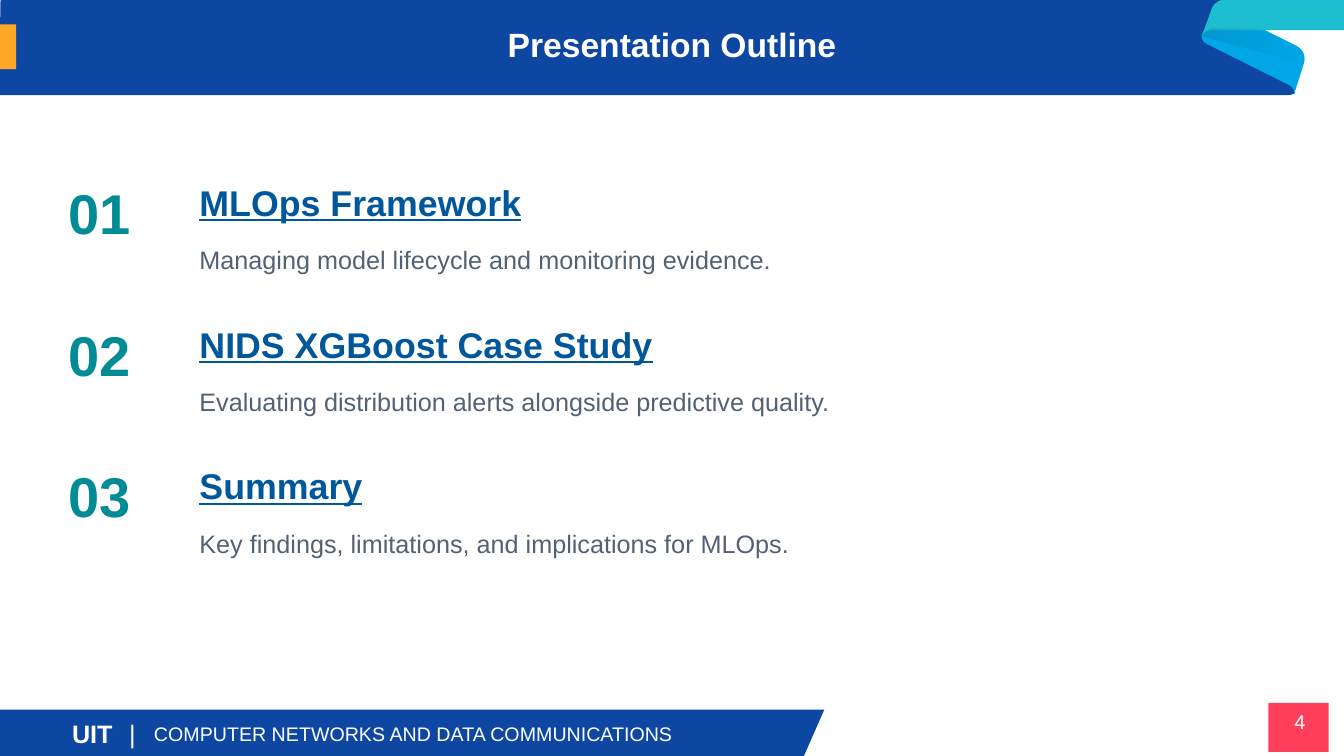
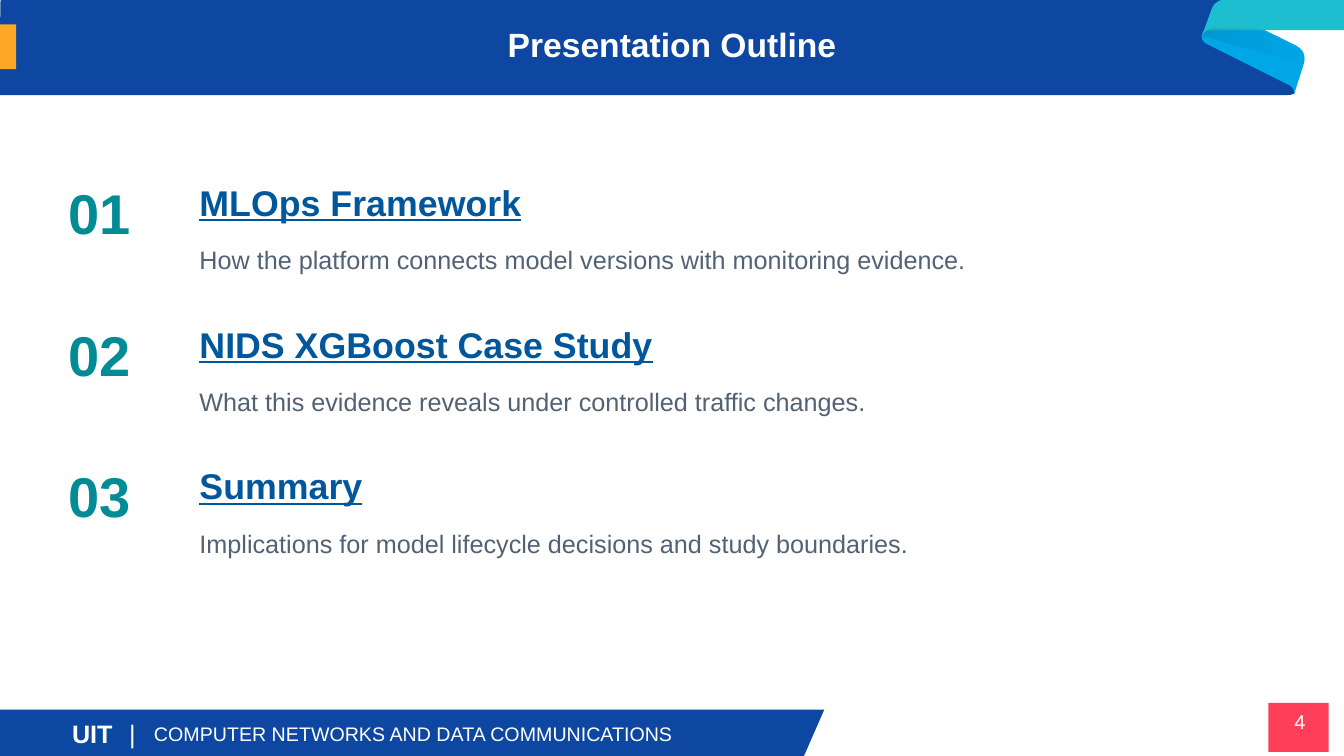
Before and after one commit to Viet-Hoang-2005/MLOps-paas-system, a slide deck: slide 4 of research/slide/CSONET_2026_Presentation.pptx. Drawn at 1344x756 pixels with LibreOffice and Linux fonts; fonts in the diff are those of the drawing; background and template pictures are left out. Boxes give left, top, right and bottom in pixels: in the first picture for what was removed or moved away, otherwise in the second. Text is boxed around its words. In the diff, an @@ line names an element or a change of style, - is before the commit and + after.

Commit message:
slide: Integrating an MLOps framework with an NIDS XGBoost case study

```diff
--- a/research/slide/CSONET_2026_Presentation.pptx
+++ b/research/slide/CSONET_2026_Presentation.pptx
@@ text at (x1=199, y1=250, x2=965, y2=275): text changed @@
-Managing model lifecycle and monitoring evidence.
+How the platform connects model versions with monitoring evidence.
@@ text at (x1=199, y1=392, x2=865, y2=416): text changed @@
-Evaluating distribution alerts alongside predictive quality.
+What this evidence reveals under controlled traffic changes.
@@ text at (x1=199, y1=534, x2=908, y2=559): text changed @@
-Key findings, limitations, and implications for MLOps.
+Implications for model lifecycle decisions and study boundaries.
```
Also in this commit, not shown: 18 other slides changed, 1 slide added, 3 other files.
